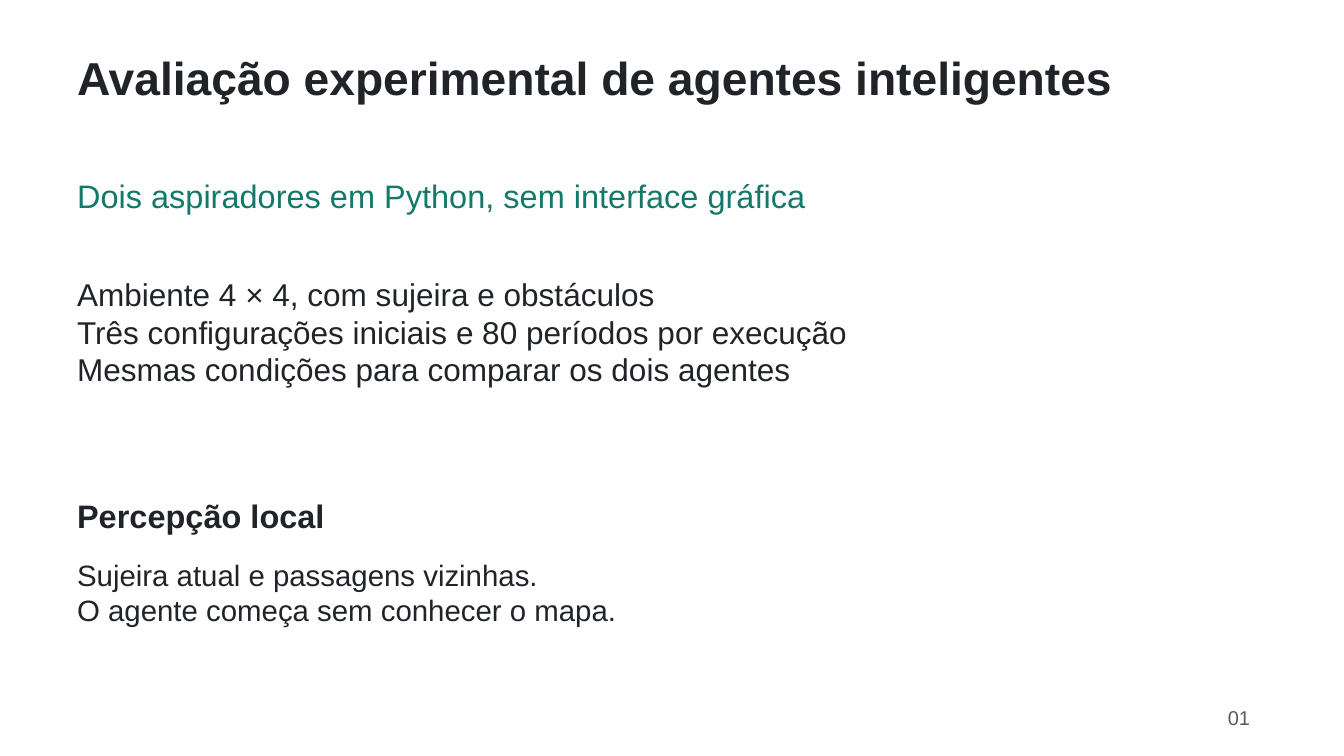
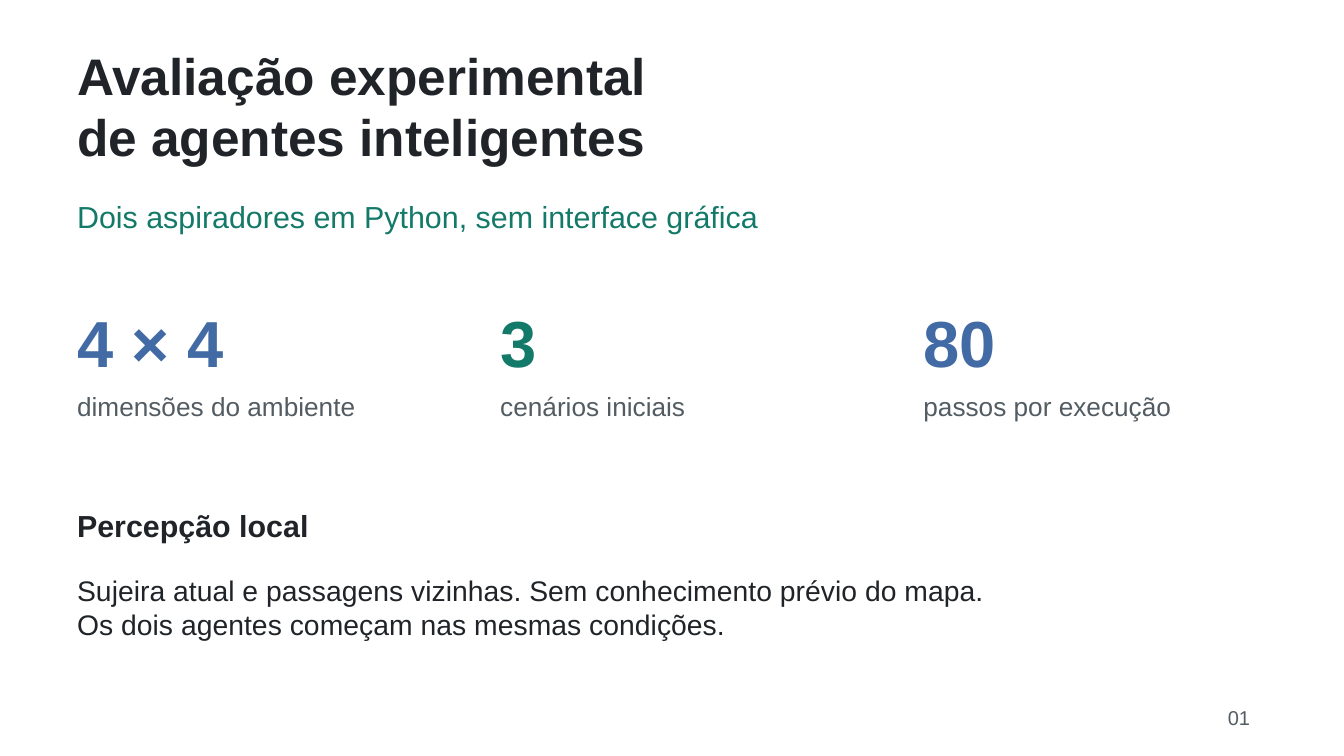
Before and after one commit to Lucas4lmeida/agentes-inteligentes-aspirador, a slide deck: slide 1 of apresentacao_agentes.pptx. Drawn at 1344x756 pixels with LibreOffice and Linux fonts; fonts in the diff are those of the drawing. Boxes give left, top, right and bottom in pixels: in the first picture for what was removed or moved away, otherwise in the second. Text is boxed around its words. In the diff, an @@ line names an element or a change of style, - is before the commit and + after.

```diff
--- a/apresentacao_agentes.pptx
+++ b/apresentacao_agentes.pptx
@@ text at (x1=77, y1=57, x2=646, y2=166): text changed; size 33 to 36.8 pt @@
-Avaliação experimental de agentes inteligentes
+Avaliação experimental
+de agentes inteligentes
@@ text "Dois aspiradores em Python, sem ..." moved from (x1=77, y1=184, x2=806, y2=214) to (x1=77, y1=205, x2=757, y2=234) @@
@@ text "Dois aspiradores em Python, sem ..." at (x1=77, y1=205, x2=757, y2=234): size 23.2 to 21.8 pt @@
@@ text at (x1=77, y1=322, x2=223, y2=367): text changed; size 22.5 to 46.5 pt; text colour #202428 to #426BA5; bold on @@
-Ambiente 4 × 4, com sujeira e obstáculos
-Três configurações iniciais e 80 períodos por execução
-Mesmas condições para comparar os dois agentes
+4 × 4
@@ text added at (x1=500, y1=321, x2=536, y2=368), 46.5 pt, text #137968, bold @@
+3
@@ text added at (x1=923, y1=321, x2=995, y2=368), 46.5 pt, text #426BA5, bold @@
+80
@@ text added at (x1=77, y1=397, x2=355, y2=417), 18.8 pt, text #535C62 @@
+dimensões do ambiente
@@ text added at (x1=500, y1=396, x2=685, y2=417), 18.8 pt, text #535C62 @@
+cenários iniciais
@@ text added at (x1=923, y1=397, x2=1171, y2=422), 18.8 pt, text #535C62 @@
+passos por execução
@@ text "Percepção local" at (x1=77, y1=515, x2=308, y2=543): size 23.2 to 21.8 pt @@
@@ text "Percepção local" moved from (x1=77, y1=504, x2=324, y2=535) to (x1=77, y1=515, x2=308, y2=543) @@
@@ text at (x1=77, y1=580, x2=983, y2=641): text changed; size 21 to 20.2 pt @@
-Sujeira atual e passagens vizinhas.
-O agente começa sem conhecer o mapa.
+Sujeira atual e passagens vizinhas. Sem conhecimento prévio do mapa.
+Os dois agentes começam nas mesmas condições.
```
Also in this commit, not shown: 5 other slides changed, 3 other files.
